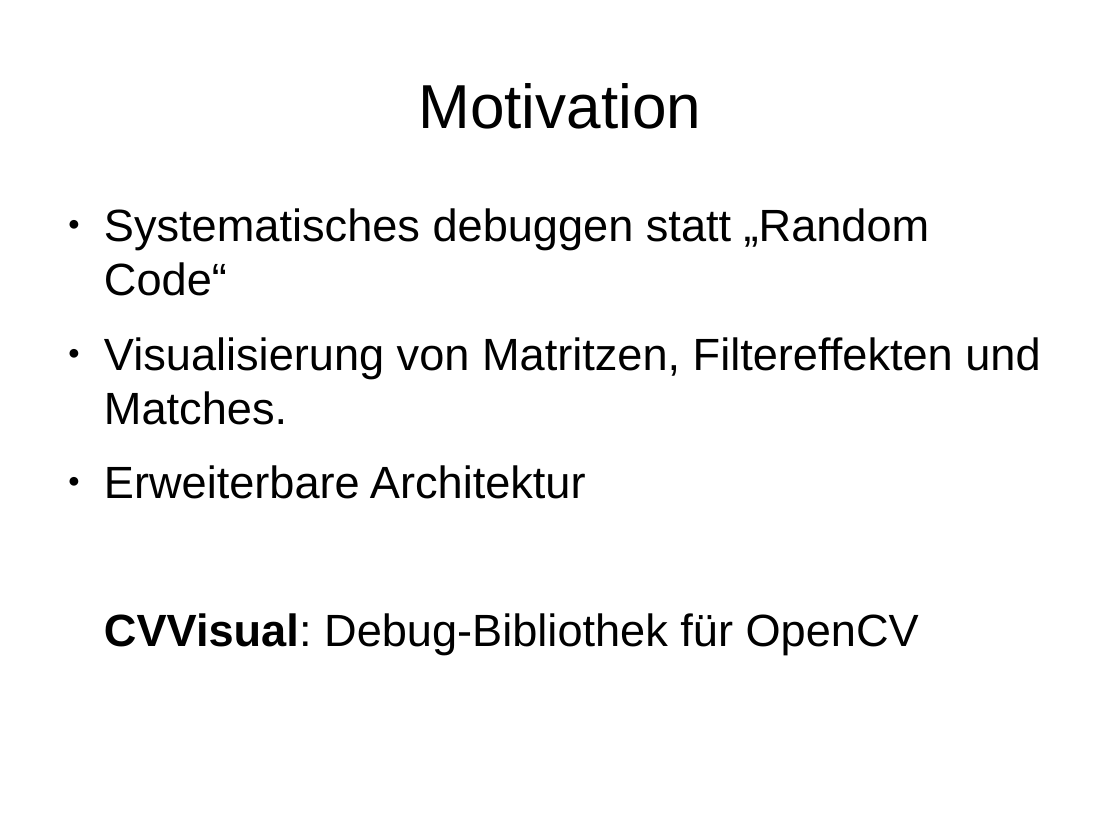
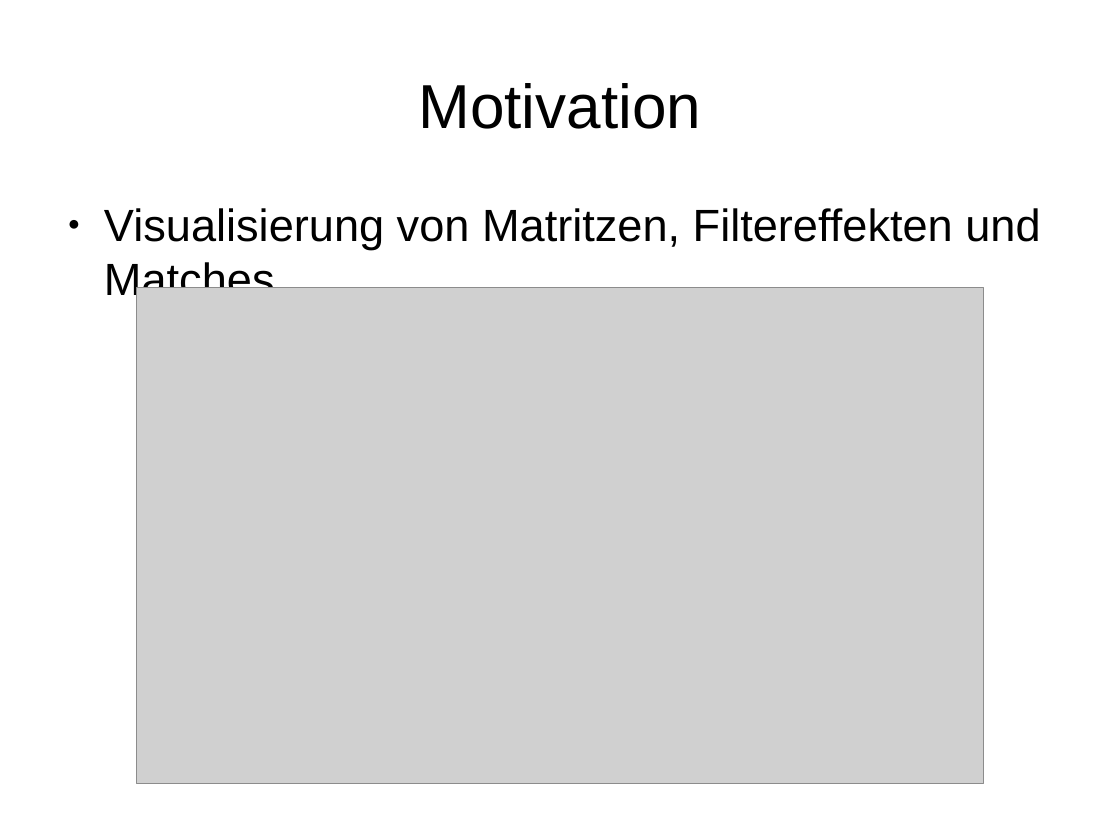
Before and after one commit to CVVisualPSETeam/Dokumente, a slide deck: slide 4 of Presentation/presentation.odp (slide 3 before the commit). Drawn at 1120x840 pixels with LibreOffice and Linux fonts; fonts in the diff are those of the drawing; grey boxes stand for pictures. Boxes give left, top, right and bottom in pixels: in the first picture for what was removed or moved away, otherwise in the second. Text is boxed around its words. In the diff, an @@ line names an element or a change of style, - is before the commit and + after.

```diff
--- a/Presentation/presentation.odp
+++ b/Presentation/presentation.odp
@@ text at (104, 208, 930, 296): paragraph removed @@
-● Systematisches debuggen statt „Random Code“
@@ picture added at (137, 288, 984, 784) @@
@@ text at (104, 465, 919, 655): paragraphs removed @@
-● Erweiterbare Architektur
-CVVisual: Debug-Bibliothek für OpenCV
```
Also in this commit, not shown: 3 other slides changed, 9 slides added.
